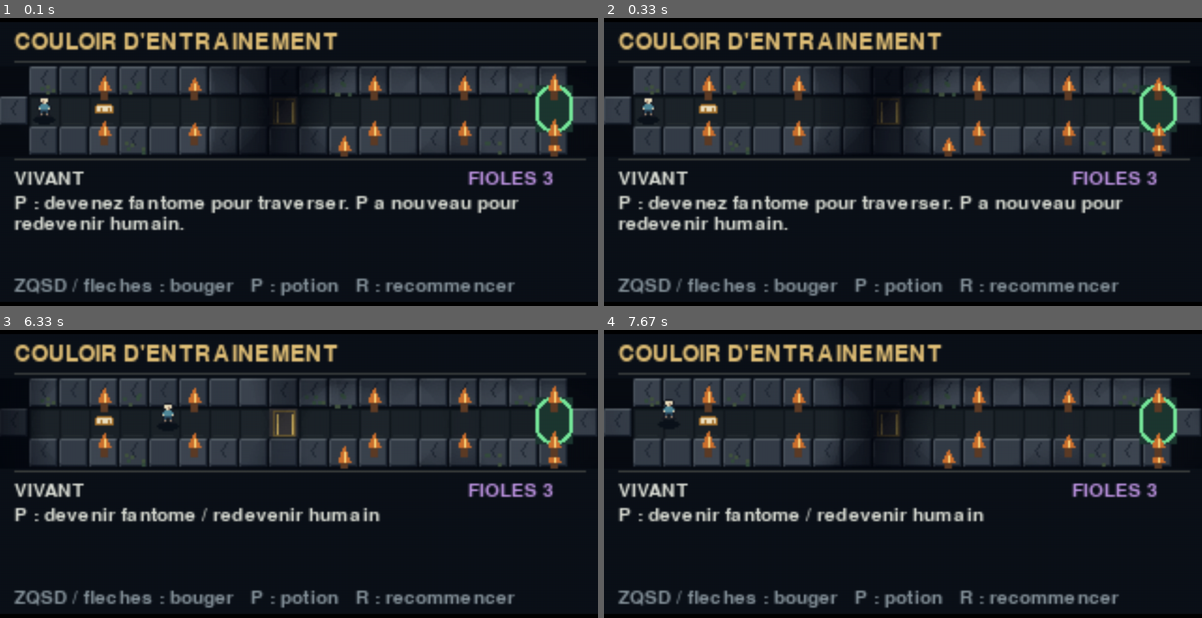
Above: before the commit, frames 1-4 (two rows, left to right).
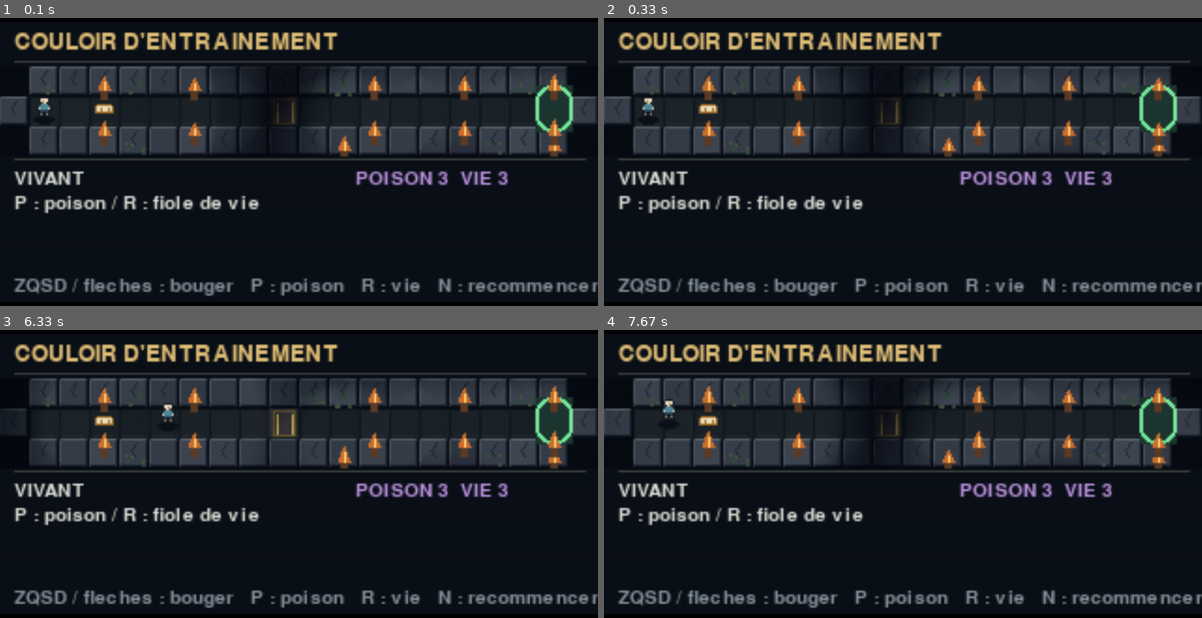
Above: after the commit, the same moments.

Repository: Eliaslhl/Game-Jam
Game: pygame game, started from main.py
Two runs of this game, one before a commit and one after it. Both use one fixed random seed, a clock stepped at 60 frames per second and the inputs below.
Inputs:
- Up to frame 1 (0.1 s): no input
- Up to frame 2 (0.33 s): no input
- Up to frame 3 (6.33 s): hold Right 0.33-0.8 s; hold Up 0.83-1.13 s; hold D 1.17-1.63 s; hold Left 1.67-2.2 s; hold S 2.23-2.53 s; hold Left 2.57-2.97 s; hold W 3-3.37 s; hold Right 3.4-4.03 s; tap Z at 3.47, 3.77, 4.13, 4.53, 4.83, 5.03, 5.33, 5.53, 5.87, 6.17 s; hold S 4.07-4.43 s; hold Left 4.47-4.93 s; hold D 4.97-5.43 s; hold Up 5.47-5.77 s; hold D 5.8-6.27 s; hold Left from 6.3 s (still down)
- Up to frame 4 (7.67 s): tap Z at 6.37, 6.67, 6.93, 7.27, 7.57 s; release Left at 6.83 s; hold S 6.87-7.17 s; hold Left 7.2-7.6 s; hold W from 7.63 s (still down)

The runs differ from the first frame. In frame 1, 5.5% of the frame differs, in the area x 2-100%, y 52-96%; in frame 2, 5.5%; in frame 3, 4.0%; in frame 4, 4.0%.

Commit message:
Gameplay final

Diff:
--- a/settings.py
+++ b/settings.py
@@ -1,14 +1,25 @@
-"""Constantes globales du jeu."""
+# Responsable : à assigner — constantes partagées par tout le jeu
 
-SCREEN_WIDTH = 1280
-SCREEN_HEIGHT = 720
-SCREEN_TITLE = "Deadweight"
+TILE_SIZE = 64
+SCREEN_WIDTH = 800
+SCREEN_HEIGHT = 600
+SCREEN_TITLE = "Deadweight"  # à remplacer par le nom retenu par l'équipe
 
-TILE_SIZE = 32
+# Types de tuiles du labyrinthe (un caractère = une case, dans les plans de niveau)
+VIDE = "."
+MUR = "#"              # infranchissable, vivant ou fantôme
+MUR_FISSURE = "~"      # franchissable uniquement en fantôme
+PORTE = "P"            # franchissable uniquement vivant (et si déverrouillée)
+CLE = "C"              # ramassable uniquement vivant
+LEVIER = "L"           # activable uniquement vivant
+FIOLE = "F"
+SORTIE = "S"           # fin du niveau, nécessite une clé
 
-PLAYER_SPEED = 4
-PLAYER_MAX_HP = 100
+# Chaque fiole de poison a une fiole de vie correspondante.
+FIOLES_DEPART = 3
+POISON_VIAL_START_COUNT = FIOLES_DEPART
+LIFE_VIAL_START_COUNT = POISON_VIAL_START_COUNT
 
+# Difficulté = temps limite pour sortir du labyrinthe (en secondes)
+TEMPS_LIMITE_NIVEAU_1 = 90
 GHOST_MODE_DURATION = 10.0
-GHOST_MODE_SPEED = 5
-POISON_VIAL_START_COUNT = 3
--- a/systems/ghost_mode.py
+++ b/systems/ghost_mode.py
@@ -10,6 +10,7 @@
 class PlayerState(Enum):
     ALIVE = auto()
     GHOST = auto()
+    DEAD = auto()
 
 
 class GhostModeController:
@@ -21,16 +22,28 @@
         self.potions = PotionInventory()
 
     def enter_ghost_mode(self, position=(0, 0)) -> bool:
-        if self.state is PlayerState.GHOST or not self.potions.drink():
+        if self.state is PlayerState.GHOST:
             return False
+        if not self.potions.drink_poison():
+            return False
+
         self.corpse_position = tuple(position)
         self.state = PlayerState.GHOST
         self.time_remaining = self.duration
         return True
 
-    def return_to_alive(self):
-        """Retourne la position du corps pour une resurrection sans collision."""
+    def return_to_alive(self, position=None):
+        if self.state is not PlayerState.GHOST:
+            return None
+        if not self.potions.drink_life():
+            return None
+
         self.state = PlayerState.ALIVE
+        self.time_remaining = 0.0
+        return position
+
+    def die(self):
+        self.state = PlayerState.DEAD
         self.time_remaining = 0.0
         return self.corpse_position
 
@@ -38,7 +51,7 @@
         if self.state is PlayerState.GHOST:
             self.time_remaining = max(0.0, self.time_remaining - max(0.0, delta_time))
             if self.time_remaining == 0:
-                return self.return_to_alive()
+                return self.die()
         return None
 
     def can_pass_wall(self, ghost_passable: bool) -> bool:
--- a/systems/level_manager.py
+++ b/systems/level_manager.py
@@ -1,6 +1,7 @@
-# Responsable : à assigner — construction du labyrinthe à partir d'un plan texte
+# Responsable : Thaïs — construction du labyrinthe à partir d'un plan texte
 
-import arcade
+import pygame
+
 from settings import TILE_SIZE, MUR, MUR_FISSURE, PORTE, CLE, FIOLE, LEVIER, SORTIE
 
 
@@ -8,12 +9,11 @@
     """
     plan : liste de chaînes de caractères, une case = un caractère (voir constants.py).
     Retourne :
-      - maze_grid : dict {(x, y): caractère} pour tester les déplacements
-      - sprites_murs : SpriteList des murs à dessiner
+    - murs : liste de pygame.Rect à dessiner
       - objets : liste de (x, y, caractère) pour clés/fioles/leviers/porte/sortie
     """
     maze_grid = {}
-    sprites_murs = arcade.SpriteList()
+    murs = []
     objets = []
 
     hauteur = len(plan)
@@ -21,21 +21,14 @@
         y = hauteur - 1 - row_index  # inverse la lecture : (0,0) en bas à gauche comme Arcade
         for x, caractere in enumerate(ligne):
             maze_grid[(x, y)] = caractere
-            px = x * TILE_SIZE + TILE_SIZE // 2
-            py = y * TILE_SIZE + TILE_SIZE // 2
-
             if caractere == MUR:
-                mur = arcade.SpriteSolidColor(TILE_SIZE, TILE_SIZE, arcade.color.DARK_GRAY)
-                mur.center_x, mur.center_y = px, py
-                sprites_murs.append(mur)
+                murs.append(pygame.Rect(x * TILE_SIZE, y * TILE_SIZE, TILE_SIZE, TILE_SIZE))
             elif caractere == MUR_FISSURE:
-                mur = arcade.SpriteSolidColor(TILE_SIZE, TILE_SIZE, arcade.color.GOLD)
-                mur.center_x, mur.center_y = px, py
-                sprites_murs.append(mur)
+                murs.append(pygame.Rect(x * TILE_SIZE, y * TILE_SIZE, TILE_SIZE, TILE_SIZE))
             elif caractere in (PORTE, CLE, FIOLE, LEVIER, SORTIE):
                 objets.append((x, y, caractere))
 
-    return maze_grid, sprites_murs, objets
+    return maze_grid, murs, objets
 
 
 # Plan d'exemple — à remplacer par vos propres labyrinthes.
--- a/systems/potion.py
+++ b/systems/potion.py
@@ -2,18 +2,26 @@
 
 Responsable : Kadir
 """
-from settings import POISON_VIAL_START_COUNT
+from settings import LIFE_VIAL_START_COUNT, POISON_VIAL_START_COUNT
 
 
 class PotionInventory:
-    def __init__(self, count: int = POISON_VIAL_START_COUNT) -> None:
-        self.count = count
+    def __init__(
+        self,
+        poison_count: int = POISON_VIAL_START_COUNT,
+        life_count: int = LIFE_VIAL_START_COUNT,
+    ) -> None:
+        self.poison_count = poison_count
+        self.life_count = life_count
 
-    def can_drink(self) -> bool:
-        return self.count > 0
+    def drink_poison(self) -> bool:
+        if self.poison_count <= 0:
+            return False
+        self.poison_count -= 1
+        return True
 
-    def drink(self) -> bool:
-        if not self.can_drink():
+    def drink_life(self) -> bool:
+        if self.life_count <= 0:
             return False
-        self.count -= 1
+        self.life_count -= 1
         return True
--- a/systems/training_level.py
+++ b/systems/training_level.py
@@ -27,12 +27,17 @@
         self.position = self.center(self.spawn)
         self.mode = GhostModeController(self.data["ghost_duration"])
         self.won = False
-        self.message = "P : devenez fantome pour traverser. P a nouveau pour redevenir humain."
+        self.lost = False
+        self.message = "P : poison / R : fiole de vie"
         self.message_time = 6.0
 
     @property
     def ghost(self):
         return self.mode.state is PlayerState.GHOST
+
+    @property
+    def dead(self):
+        return self.mode.state is PlayerState.DEAD
 
     @property
     def vision(self):
@@ -69,30 +74,29 @@
         self.message, self.message_time = message, 6.0
 
     def action(self, key):
-        if self.won:
+        if self.won or self.lost:
             return
-        if key != pygame.K_p:
-            return
-        if not self.ghost:
+        if key == pygame.K_p and not self.ghost:
             if self.mode.enter_ghost_mode(self.position):
                 self.say("Votre corps reste ici. Traversez le mur dore.")
             else:
-                self.say("Plus de fioles. R pour recommencer.")
-        elif self.mode.potions.drink():
-            self.mode.return_to_alive()
-            self.say("Vous reprenez forme humaine, ici meme.")
-        else:
-            self.say("Plus de fioles pour redevenir humain : attendez que le temps s'ecoule.")
+                self.say("Plus de fioles de poison.")
+        elif key == pygame.K_r and self.ghost and self.mode.return_to_alive(self.position) is not None:
+            self.say("Vous ressuscitez avec une fiole de vie.")
+        elif key == pygame.K_r and self.ghost:
+            self.say("Plus de fioles de vie pour ressusciter.")
 
     def update(self, dt, direction=(0, 0)):
-        if self.won:
+        if self.won or self.lost:
             return
         dt = max(0, dt)
         self.message_time = max(0, self.message_time - dt)
         restored = self.mode.update(dt)
-        if restored is not None:
+        if self.dead:
+            self.lost = True
+            self.say("Le temps est ecoule : vous etes mort. N pour recommencer.")
+        elif restored is not None:
             self.position.update(restored)
-            self.say("Le temps est ecoule. Vous reprenez vie dans votre corps.")
 
         direction = pygame.Vector2(direction)
         if direction.length_squared():
--- a/views/game_view.py
+++ b/views/game_view.py
@@ -1,44 +1,96 @@
-# Responsable : à assigner — boucle de jeu, affichage, entrées clavier
+# Responsable : Thaïs — boucle de jeu, affichage, entrées clavier
 
-import arcade
+import pygame
+
 from settings import (
     SCREEN_WIDTH, SCREEN_HEIGHT, SCREEN_TITLE,
+    TILE_SIZE, MUR, MUR_FISSURE, PORTE,
     CLE, FIOLE, LEVIER, SORTIE, TEMPS_LIMITE_NIVEAU_1,
 )
-from entities.player import Player
 from systems.level_manager import charger_labyrinthe, PLAN_NIVEAU_1
 
 
-class GameView(arcade.View):
+class GameView:
     def __init__(self):
-        super().__init__()
         self.maze_grid = None
         self.sprites_murs = None
         self.objets = None
-        self.player = None
-        self.cadavres = arcade.SpriteList()
+        self.position = pygame.Vector2()
+        self.grid_position = (0, 0)
+        self.est_fantome = False
+        self.nb_fioles = 3
+        self.nb_cles = 0
+        self.cadavres = []
         self.temps_restant = TEMPS_LIMITE_NIVEAU_1
-        self.leviers_actives = set()  # cases (x, y) des leviers activés
+        self.leviers_actives = set()
+        self.running = True
 
     def setup(self):
         self.maze_grid, self.sprites_murs, self.objets = charger_labyrinthe(PLAN_NIVEAU_1)
-        self.player = Player(grid_x=5, grid_y=1)  # à ajuster selon le point d'entrée du plan
-        self.cadavres = arcade.SpriteList()
+        self.grid_position = (5, 1)
+        self.position.update(self._center(self.grid_position))
+        self.est_fantome = False
+        self.nb_fioles = 3
+        self.nb_cles = 0
+        self.cadavres = []
+        self.leviers_actives.clear()
         self.temps_restant = TEMPS_LIMITE_NIVEAU_1
 
     def ajouter_cadavre(self, x, y):
-        from corpse import Corpse
-        self.cadavres.append(Corpse(x, y))
+        self.cadavres.append(self._center((x, y)))
+
+    @staticmethod
+    def _center(cell):
+        return (cell[0] * TILE_SIZE + TILE_SIZE // 2,
+                cell[1] * TILE_SIZE + TILE_SIZE // 2)
+
+    def _cell_rect(self, cell):
+        return pygame.Rect(cell[0] * TILE_SIZE, cell[1] * TILE_SIZE, TILE_SIZE, TILE_SIZE)
+
+    def _passable(self, cell):
+        tile = self.maze_grid.get(cell, MUR)
+        if tile == MUR:
+            return False
+        if tile == MUR_FISSURE:
+            return self.est_fantome
+        if tile == PORTE:
+            return self.nb_cles > 0 or bool(self.leviers_actives)
+        return True
+
+    def _move(self, dx, dy):
+        target = (self.grid_position[0] + dx, self.grid_position[1] + dy)
+        if self._passable(target):
+            self.grid_position = target
+            self.position.update(self._center(target))
+            self.verifier_interactions()
 
     def on_draw(self):
-        self.clear()
-        self.sprites_murs.draw()
-        self.cadavres.draw()
-        arcade.draw_sprite(self.player)
+        self.screen.fill((18, 22, 30))
+        for cell, tile in self.maze_grid.items():
+            rect = self._cell_rect(cell)
+            if tile == MUR:
+                pygame.draw.rect(self.screen, (55, 61, 72), rect)
+            elif tile == MUR_FISSURE:
+                pygame.draw.rect(self.screen, (170, 130, 45), rect)
+                pygame.draw.rect(self.screen, (245, 205, 100), rect, 3)
+            elif tile == PORTE:
+                pygame.draw.rect(self.screen, (105, 66, 42), rect)
+            elif tile != ".":
+                pygame.draw.rect(self.screen, (30, 36, 45), rect)
 
-        arcade.draw_text(f"Fioles : {self.player.nb_fioles}", 10, SCREEN_HEIGHT - 20, arcade.color.WHITE, 14)
-        arcade.draw_text(f"Clés : {self.player.nb_cles}", 10, SCREEN_HEIGHT - 40, arcade.color.WHITE, 14)
-        arcade.draw_text(f"Temps : {int(self.temps_restant)}", 10, SCREEN_HEIGHT - 60, arcade.color.WHITE, 14)
+        for x, y, tile in self.objets:
+            center = self._center((x, y))
+            color = {CLE: (240, 210, 65), FIOLE: (150, 90, 220), LEVIER: (220, 100, 65), SORTIE: (80, 210, 130)}[tile]
+            pygame.draw.circle(self.screen, color, center, TILE_SIZE // 5)
+
+        for corpse in self.cadavres:
+            pygame.draw.ellipse(self.screen, (125, 115, 120), (corpse[0] - 18, corpse[1] - 9, 36, 18))
+        player_color = (155, 225, 215) if self.est_fantome else (80, 150, 240)
+        pygame.draw.circle(self.screen, player_color, self.position, TILE_SIZE // 4)
+
+        font = pygame.font.Font(None, 28)
+        hud = f"Fioles: {self.nb_fioles}   Cles: {self.nb_cles}   Temps: {max(0, int(self.temps_restant))}"
+        self.screen.blit(font.render(hud, True, (235, 235, 235)), (12, 12))
 
     def on_update(self, delta_time):
         self.temps_restant -= delta_time
@@ -51,49 +103,72 @@
         self.setup()
 
     def on_key_press(self, key, modifiers):
-        if key == arcade.key.UP:
-            self.player.deplacer(0, 1, self.maze_grid)
-        elif key == arcade.key.DOWN:
-            self.player.deplacer(0, -1, self.maze_grid)
-        elif key == arcade.key.LEFT:
-            self.player.deplacer(-1, 0, self.maze_grid)
-        elif key == arcade.key.RIGHT:
-            self.player.deplacer(1, 0, self.maze_grid)
-        elif key == arcade.key.SPACE:
-            self.player.transformer(self)
+        directions = {
+            pygame.K_UP: (0, 1), pygame.K_z: (0, 1),
+            pygame.K_DOWN: (0, -1), pygame.K_s: (0, -1),
+            pygame.K_LEFT: (-1, 0), pygame.K_q: (-1, 0),
+            pygame.K_RIGHT: (1, 0), pygame.K_d: (1, 0),
+        }
+        if key in directions:
+            self._move(*directions[key])
+        elif key == pygame.K_SPACE:
+            self.transformer()
 
         self.verifier_interactions()
 
+    def transformer(self):
+        if self.est_fantome or self.nb_fioles <= 0:
+            return
+        self.nb_fioles -= 1
+        self.est_fantome = True
+        self.ajouter_cadavre(*self.grid_position)
+
     def verifier_interactions(self):
-        case = (self.player.grid_x, self.player.grid_y)
+        case = self.grid_position
         type_case = self.maze_grid.get(case)
 
-        if self.player.est_fantome:
+        if self.est_fantome:
             return  # le fantôme ne peut rien ramasser ni activer
 
         if type_case == CLE:
-            self.player.ramasser_cle()
+            self.nb_cles += 1
             self.maze_grid[case] = "."
 
         elif type_case == FIOLE:
-            self.player.ramasser_fiole()
+            self.nb_fioles += 1
             self.maze_grid[case] = "."
 
         elif type_case == LEVIER:
             self.leviers_actives.add(case)
             # à relier à une porte précise selon le design du niveau
 
-        elif type_case == SORTIE and self.player.nb_cles > 0:
+        elif type_case == SORTIE and self.nb_cles > 0:
             print("Niveau terminé !")
-            # passer au niveau suivant (à implémenter)
+            self.running = False
 
 
 def main():
-    window = arcade.Window(SCREEN_WIDTH, SCREEN_HEIGHT, SCREEN_TITLE)
+    pygame.init()
+    screen = pygame.display.set_mode((SCREEN_WIDTH, SCREEN_HEIGHT))
+    pygame.display.set_caption(SCREEN_TITLE)
     game_view = GameView()
+    game_view.screen = screen
     game_view.setup()
-    window.show_view(game_view)
-    arcade.run()
+    clock = pygame.time.Clock()
+    while game_view.running:
+        delta_time = clock.tick(60) / 1000
+        for event in pygame.event.get():
+            if event.type == pygame.QUIT:
+                game_view.running = False
+            elif event.type == pygame.KEYDOWN:
+                if event.key == pygame.K_ESCAPE:
+                    game_view.running = False
+                else:
+                    game_view.on_key_press(event.key, None)
+        game_view.on_update(delta_time)
+        game_view.on_draw()
+        pygame.display.flip()
+    pygame.quit()
 
 
 if __name__ == "__main__":
--- a/views/training_map_view.py
+++ b/views/training_map_view.py
@@ -58,7 +58,7 @@
         # Textes qui ne changent jamais : rendus une seule fois plutot qu'a chaque frame.
         self.title_surface = self.font.render("COULOIR D'ENTRAINEMENT", True, GOLD)
         self.controls_surface = self.small.render(
-            "ZQSD / fleches : bouger   P : potion   R : recommencer", True, (136, 149, 157)
+            "ZQSD / fleches : bouger   P : poison   R : vie   N : recommencer", True, (136, 149, 157)
         )
 
     def _add_bottom_wall_torches(self):
@@ -83,7 +83,7 @@
         self.elapsed += dt
 
     def event(self, key):
-        if key == pygame.K_r:
+        if key == pygame.K_n and (self.level.won or self.level.lost):
             self.__init__()
         else:
             self.level.action(key)
@@ -155,6 +155,8 @@
         self.draw_hud(screen)
         if level.won:
             self.draw_win(screen)
+        elif level.lost:
+            self.draw_loss(screen)
 
     def draw_hud(self, screen):
         level = self.level
@@ -166,11 +168,18 @@
         pygame.draw.line(screen, (61, 65, 64), (8, 73), (SIZE[0] - 8, 73))
         status = "AME ERRANTE" if level.ghost else "VIVANT"
         self.label(screen, status, (8, 79), (154, 222, 211) if level.ghost else WHITE, self.small)
-        self.label(screen, f"FIOLES {level.mode.potions.count}", (SIZE[0] - 70, 79), (192, 150, 228), self.small)
+        potions = level.mode.potions
+        self.label(
+            screen,
+            f"POISON {potions.poison_count}  VIE {potions.life_count}",
+            (SIZE[0] - 130, 79),
+            (192, 150, 228),
+            self.small,
+        )
         if level.ghost:
             pygame.draw.rect(screen, (43, 48, 63), (70, 80, 80, 4))
             pygame.draw.rect(screen, (172, 136, 223), (70, 80, int(80 * level.mode.time_remaining / level.mode.duration), 4))
-        message = level.message if level.message_time > 0 else "P : devenir fantome / redevenir humain"
+        message = level.message if level.message_time > 0 else "P : poison / R : fiole de vie"
         for i, line in enumerate(textwrap.wrap(message, 60)):
             self.label(screen, line, (8, 92 + i * 11), WHITE, self.small)
         screen.blit(self.controls_surface, (8, SIZE[1] - 14))
@@ -180,7 +189,14 @@
         veil.fill((6, 16, 22, 220))
         screen.blit(veil, (0, 0))
         self.label(screen, "COULOIR VALIDE", (SIZE[0] // 2 - 45, 55), GOLD, self.font)
-        self.label(screen, "R : recommencer    Echap : quitter", (SIZE[0] // 2 - 85, 75), WHITE, self.small)
+        self.label(screen, "N : recommencer    Echap : quitter", (SIZE[0] // 2 - 85, 75), WHITE, self.small)
+
+    def draw_loss(self, screen):
+        veil = pygame.Surface(SIZE, pygame.SRCALPHA)
+        veil.fill((30, 8, 12, 220))
+        screen.blit(veil, (0, 0))
+        self.label(screen, "VOUS ETES MORT", (SIZE[0] // 2 - 48, 55), (232, 120, 120), self.font)
+        self.label(screen, "N : recommencer    Echap : quitter", (SIZE[0] // 2 - 85, 75), WHITE, self.small)
 
 
 def main():
Not shown, changed: requirements.txt
